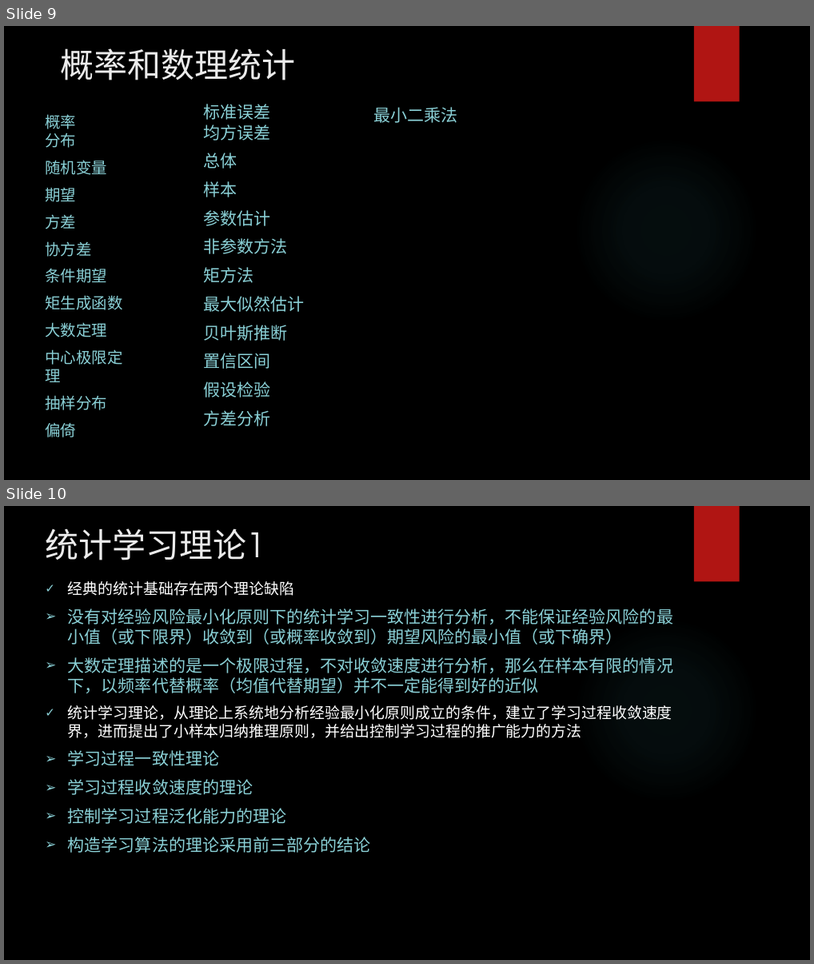
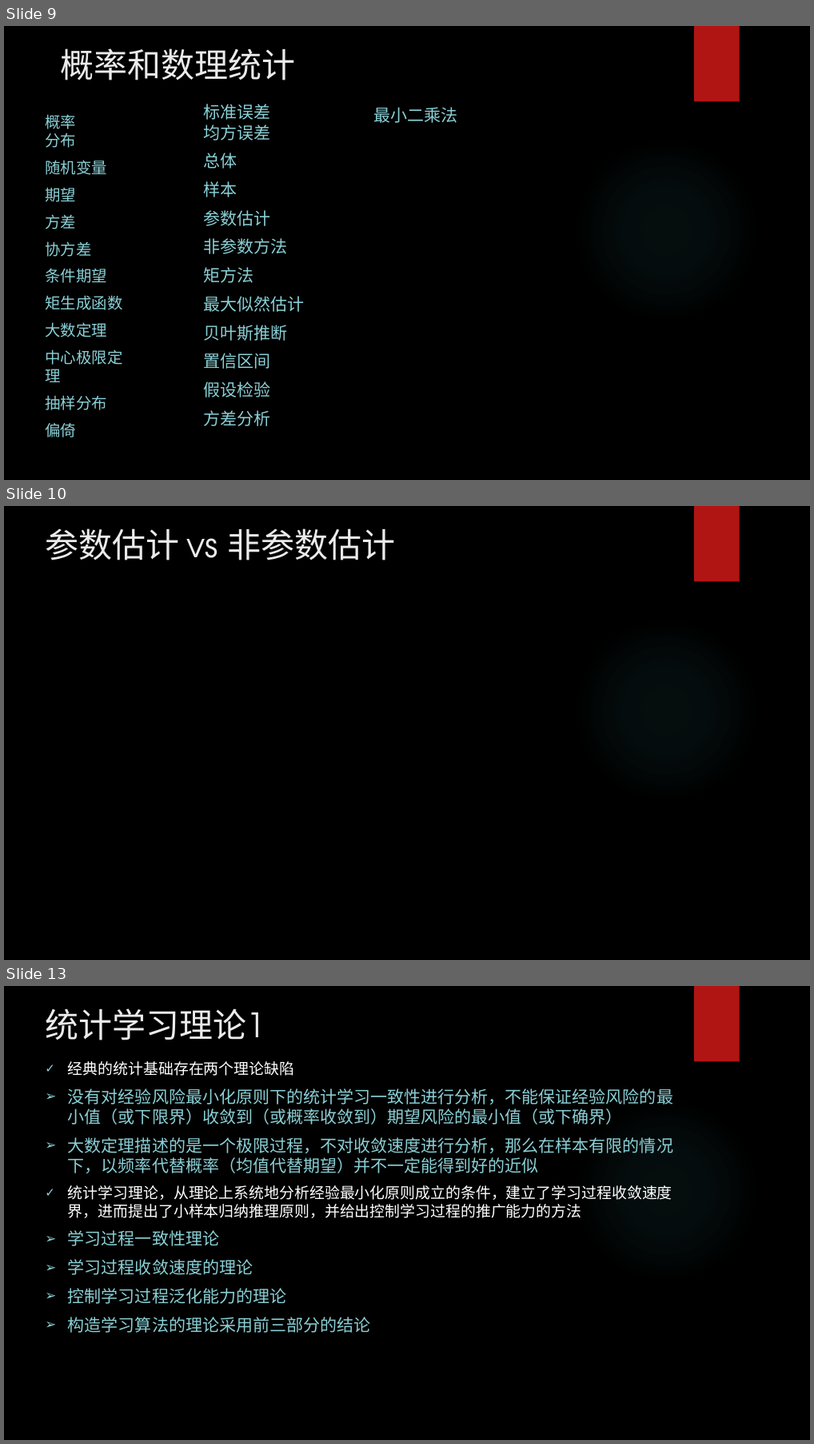
Before and after one commit to yejinlei/about-ml, a slide deck: AI的数学基础.pptx. Shown one above the other, each under a label of ours: slides 9 and 10 before the commit, slides 9, 10 and 13 after it; the slides between them are not shown. The pictures are 814x964 and 814x1444 pixels, drawn with LibreOffice and Linux fonts; fonts in the diff are those of the drawing; background and template pictures are left out. Boxes give left, top, right and bottom in pixels: in the first picture for what was removed or moved away, otherwise in the second. Text is boxed around its words. In the diff, an @@ line names an element or a change of style, - is before the commit and + after.

```diff
--- a/AI的数学基础.pptx
+++ b/AI的数学基础.pptx
@@ slide 10 added at [4,506,810,960], background picture (left out); not listed: 2 template elements that a slide beside it also shows @@
@@ title added at [45,528,396,560], 40 pt, text #EBEBEB @@
+参数估计 vs 非参数估计
@@ what was slide 10 is now slide 13 @@
```
Also in this commit, not shown: 1 slide changed, 2 other slides added, 2 other files.
